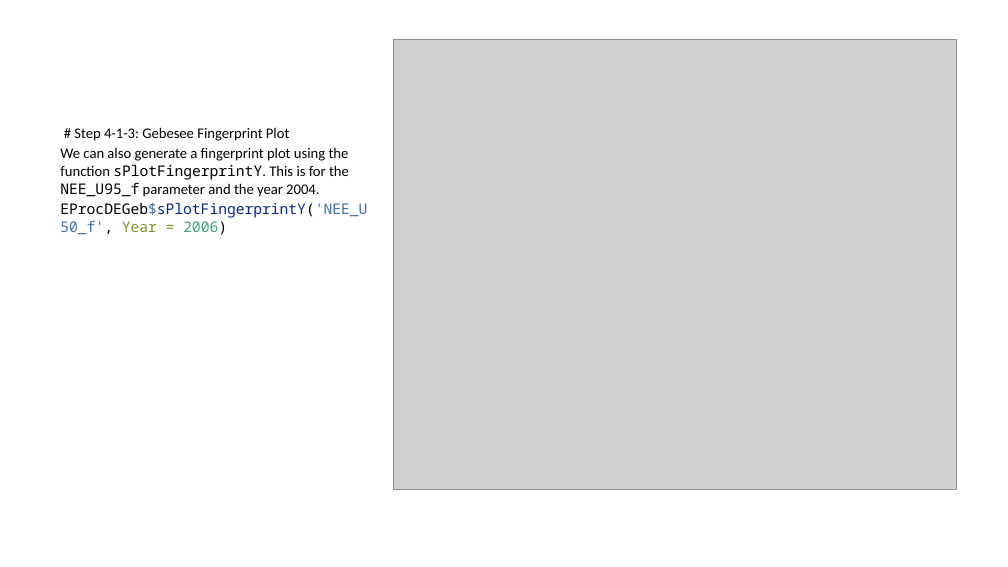
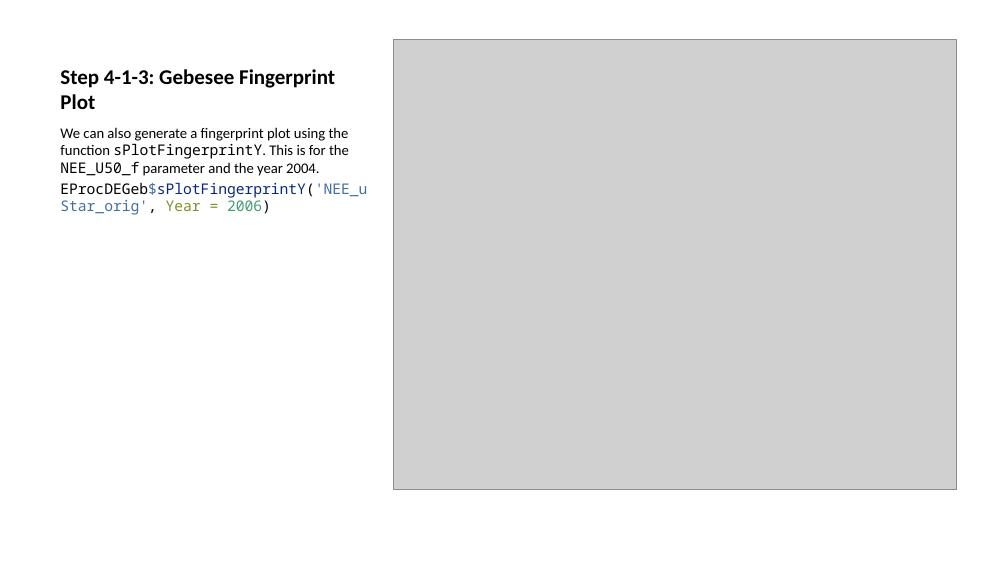
Before and after one commit to yusriy/reddyproc_class, a slide deck: slide 36 of R/REddyProc_presentation.pptx (slide 13 before the commit). Drawn at 1008x567 pixels with LibreOffice and Linux fonts; fonts in the diff are those of the drawing; grey boxes stand for pictures. Boxes give left, top, right and bottom in pixels: in the first picture for what was removed or moved away, otherwise in the second. Text is boxed around its words. In the diff, an @@ line names an element or a change of style, - is before the commit and + after.

```diff
--- a/R/REddyProc_presentation.pptx
+++ b/R/REddyProc_presentation.pptx
@@ title added at (x1=60, y1=69, x2=335, y2=109), 15 pt, text #000000, bold @@
+Step 4-1-3: Gebesee Fingerprint Plot
@@ text at (x1=60, y1=127, x2=367, y2=215): text changed @@
-# Step 4-1-3: Gebesee Fingerprint Plot
-We can also generate a fingerprint plot using the function sPlotFingerprintY. This is for the NEE_U95_f parameter and the year 2004.
-EProcDEGeb$sPlotFingerprintY('NEE_U50_f', Year = 2006)
+We can also generate a fingerprint plot using the function sPlotFingerprintY. This is for the NEE_U50_f parameter and the year 2004.
+EProcDEGeb$sPlotFingerprintY('NEE_uStar_orig', Year = 2006)
```
Also in this commit, not shown: 13 other slides changed, 40 slides added, 3 slides removed, 9 other files.
